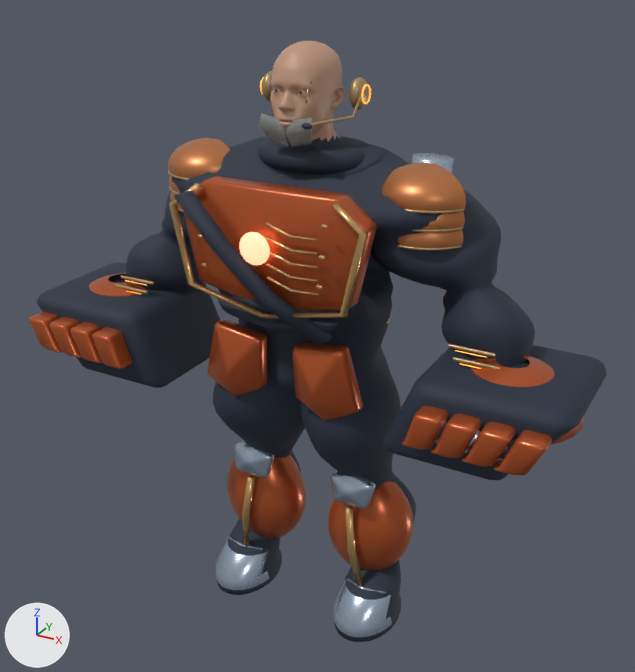
Before and after pictures for a commit that changed the FBX model Assets/Alterverse/Resources/AuthoredHeroes/Rook.fbx.
Rendered twice from a 50 mm lens placed at (1.227, -2.219, 2.081), pointed at (0.022, -0.027, 0.985). Every picture has the same lights, and +X, +Y and +Z are marked at lower left. The first picture is the older version. Vertices at exactly the same position are counted once.

Before the edit, the objects in view are built like this:
```python
ob_df_anatomy = bpy.data.objects.new('DF_Anatomy', me_df_anatomy)
ob_df_anatomy.location = (0.0, 0.0, 0.0)
ob_df_gauntletl = bpy.data.objects.new('DF_GauntletL', me_df_gauntletl)
ob_df_gauntletl.location = (0.0, 0.0, 0.0)
ob_df_gauntletr = bpy.data.objects.new('DF_GauntletR', me_df_gauntletr)
ob_df_gauntletr.location = (0.0, 0.0, 0.0)
```
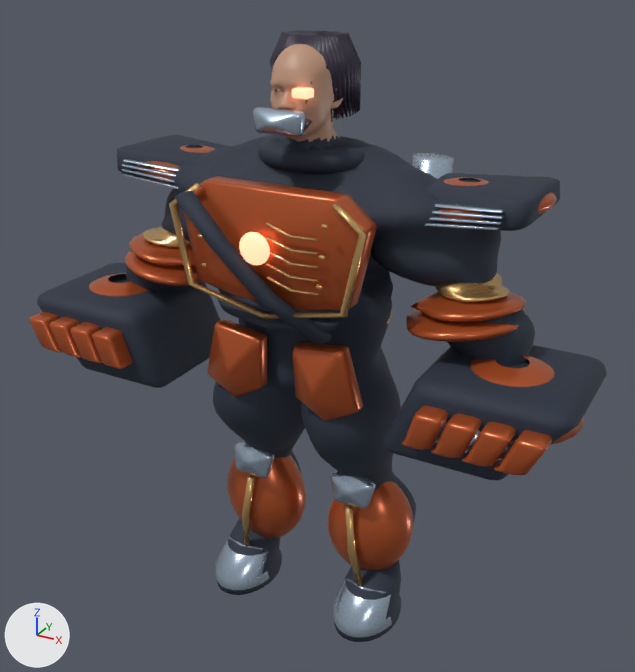
The change, as a diff of the scene's bpy script:
```diff
--- a/Assets/Alterverse/Resources/AuthoredHeroes/Rook.fbx.py
+++ b/Assets/Alterverse/Resources/AuthoredHeroes/Rook.fbx.py
@@ me_df_anatomy @@
 # used by ob_df_anatomy; location = (0.0, 0.0, 0.0)
-me_df_anatomy.from_pydata(...)  # 21204 vertices, 25624 faces; spans x -0.69..0.69, y -0.36..0.28, z 0.02..1.86
+me_df_anatomy.from_pydata(...)  # 21086 vertices, 20026 faces; spans x -0.69..0.69, y -0.36..0.28, z 0.02..1.87
+# me_df_anatomy part 1: 38 loose pieces with 3684 vertices, spanning x -0.67..0.67, y -0.27..0.03, z 1.04..1.76, are deleted
+# me_df_anatomy part 2: 23 vertices moved within x -0.5..0.5, y -0.16..-0.01, z 1.12..1.67; 1871 vertices removed from x -0.63..0.63, y -0.18..-0.01, z 1.11..1.73; 5425 vertices added at x -0.69..0.69, y -0.24..0.23, z 1.1..1.87
+# other edits to the shape of me_df_anatomy do not show in these pictures
 me_df_anatomy.materials.append(mat_skin)
@@ me_df_anatomy @@
 me_df_anatomy.materials.append(mat_energy)
-me_df_anatomy.materials.append(mat_brakk_concept_surface_0)  # dark blue #2c323f
-me_df_anatomy.materials.append(mat_brakk_concept_surface_2)  # orange #c27c4b
-me_df_anatomy.materials.append(mat_brakk_concept_surface_3)  # orange #ffa63f, glowing orange #ffa63f
-me_df_anatomy.materials.append(mat_brakk_concept_surface_4)  # brown #b5996f
-me_df_anatomy.materials.append(mat_brakk_concept_surface_5)  # grey #8b8e89
```

Location of each change, (x1, y1, x2, y2) in pixels of the pictures (635 x 672 px):
'DF_Anatomy', reshaped: before (115, 41, 535, 642); after (117, 30, 560, 642)
part 1 of me_df_anatomy, deleted: before (115, 71, 501, 369)
part 2 of me_df_anatomy, built on: before (121, 96, 496, 357); after (117, 30, 560, 342)
